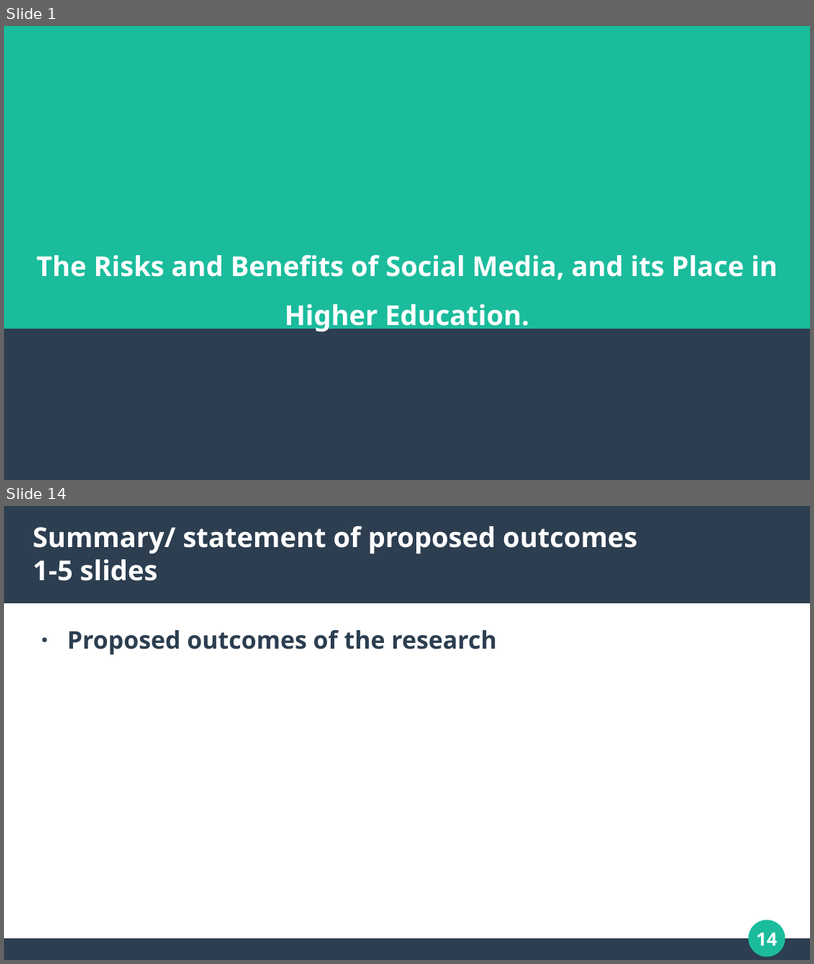
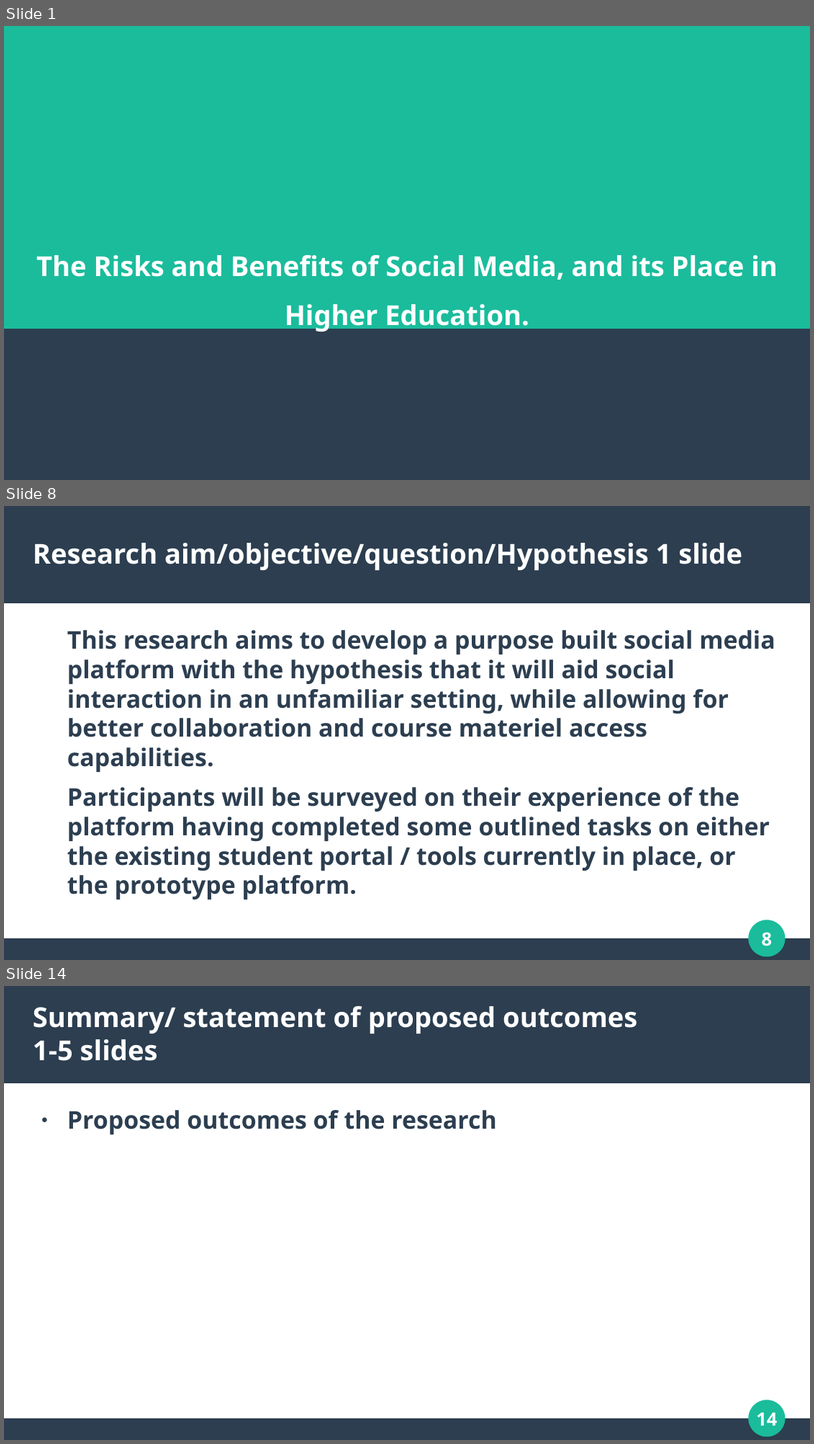
Before and after one commit to dannydaley/myUniSocial, a slide deck: Documentation/COMP320 PRESENTATION.odp. Shown one above the other, each under a label of ours: slides 1 and 14 before the commit, slides 1, 8 and 14 after it; the slides between them are not shown. The pictures are 814x964 and 814x1444 pixels, drawn with LibreOffice and Linux fonts; fonts in the diff are those of the drawing. Boxes give left, top, right and bottom in pixels: in the first picture for what was removed or moved away, otherwise in the second. Text is boxed around its words. In the diff, an @@ line names an element or a change of style, - is before the commit and + after.

```diff
--- a/Documentation/COMP320 PRESENTATION.odp
+++ b/Documentation/COMP320 PRESENTATION.odp
@@ slide 8 added at (x1=4, y1=506, x2=810, y2=960), background #FFFFFF; not listed: 4 template elements that a slide beside it also shows @@
@@ title added at (x1=33, y1=543, x2=743, y2=570), 27 pt, text #FFFFFF, bold @@
+Research aim/objective/question/Hypothesis 1 slide
@@ text added at (x1=67, y1=630, x2=775, y2=899), 24 pt, text #2C3E50, bold @@
+This research aims to develop a purpose built social media platform with the hypothesis that it will aid social interaction in an unfamiliar setting, while allowing for better collaboration and course materiel access capabilities.
+Participants will be surveyed on their experience of the platform having completed some outlined tasks on either the existing student portal / tools currently in place, or the prototype platform.
```
Also in this commit, not shown: 10 slides changed, 1 other slide added, 2 slides removed, 1 other file.
